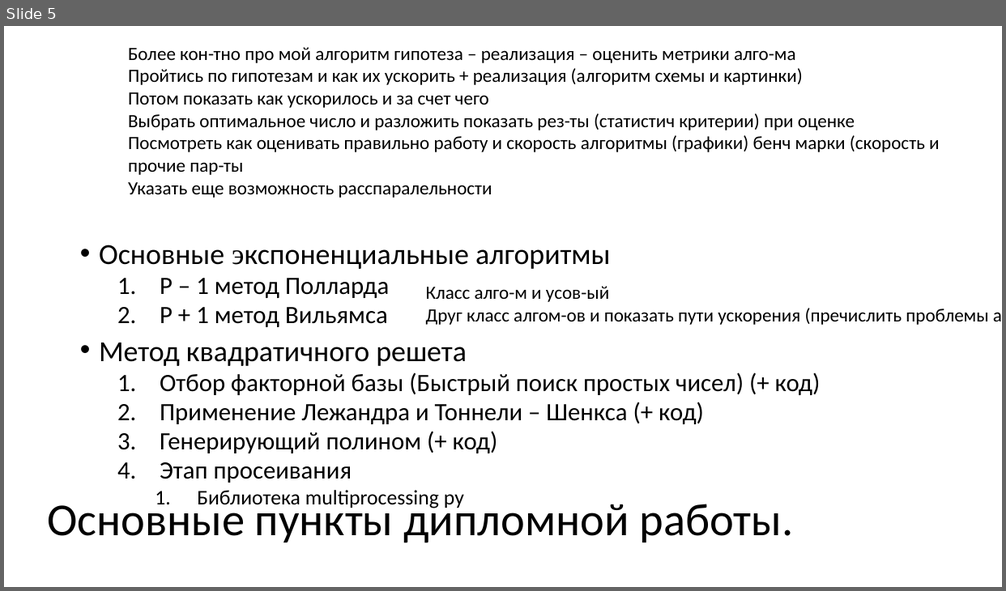
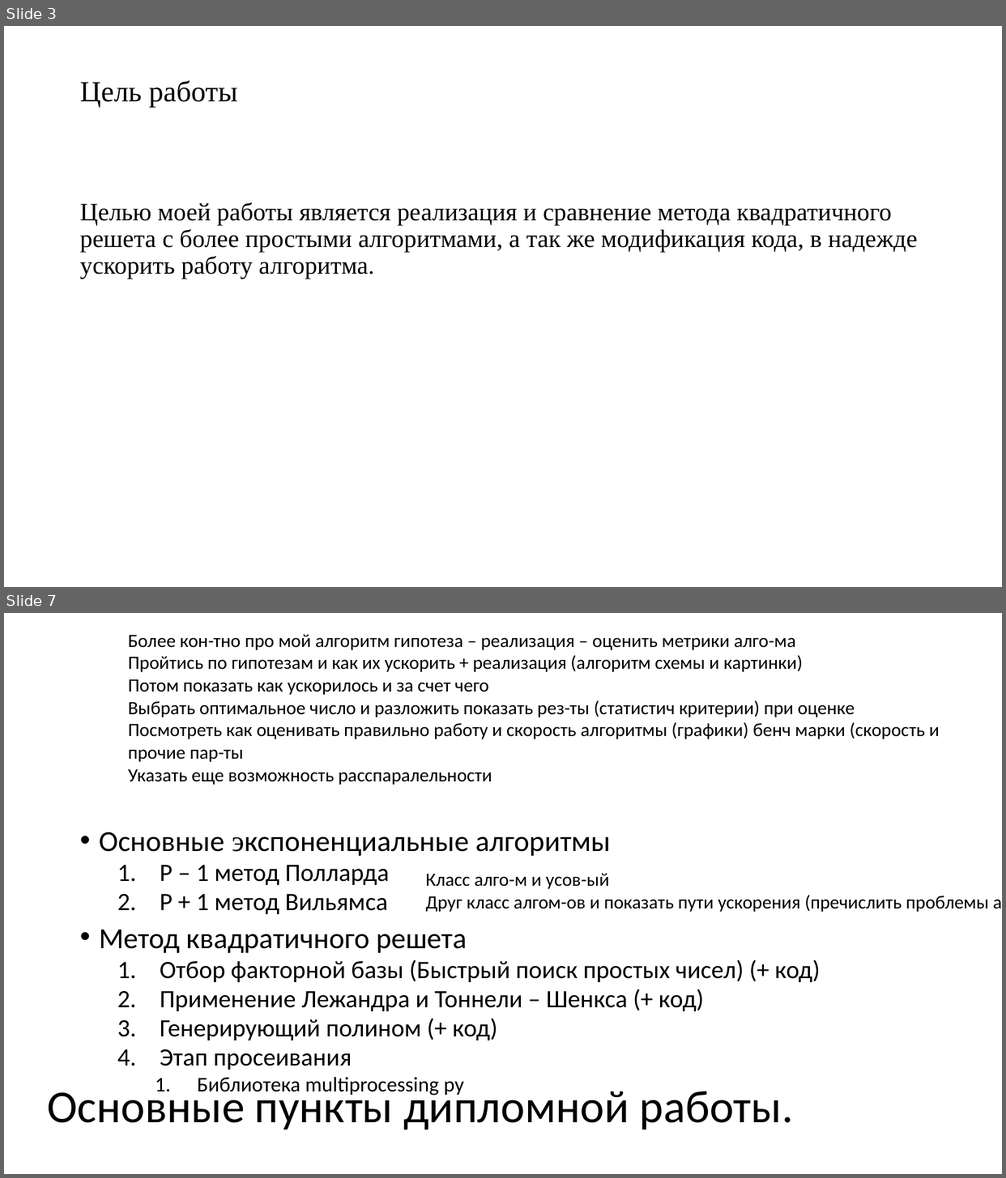
Before and after one commit to pagamov/VKR, a slide deck: Павел Гамов 10.3.22.pptx. Shown one above the other, each under a label of ours: slide 5 before the commit, slides 3 and 7 after it; the slides between them are not shown. The pictures are 1006x591 and 1006x1178 pixels, drawn with LibreOffice and Linux fonts; fonts in the diff are those of the drawing. Boxes give left, top, right and bottom in pixels: in the first picture for what was removed or moved away, otherwise in the second. Text is boxed around its words. In the diff, an @@ line names an element or a change of style, - is before the commit and + after.

```diff
--- a/Павел Гамов 10.3.22.pptx
+++ b/Павел Гамов 10.3.22.pptx
@@ slide 3 added at <box>4,26,1002,587</box>, background #FFFFFF @@
@@ title added at <box>80,80,237,107</box>, 28 pt, text #000000 @@
+Цель работы
@@ text added at <box>80,203,917,279</box>, 24 pt, text #000000 @@
+Целью моей работы является реализация и сравнение метода квадратичного решета с более простыми алгоритмами, а так же модификация кода, в надежде ускорить работу алгоритма.
@@ what was slide 5 is now slide 7 @@
```
Also in this commit, not shown: 2 slides changed, 3 other slides added, 2 slides removed, 2 other files.
